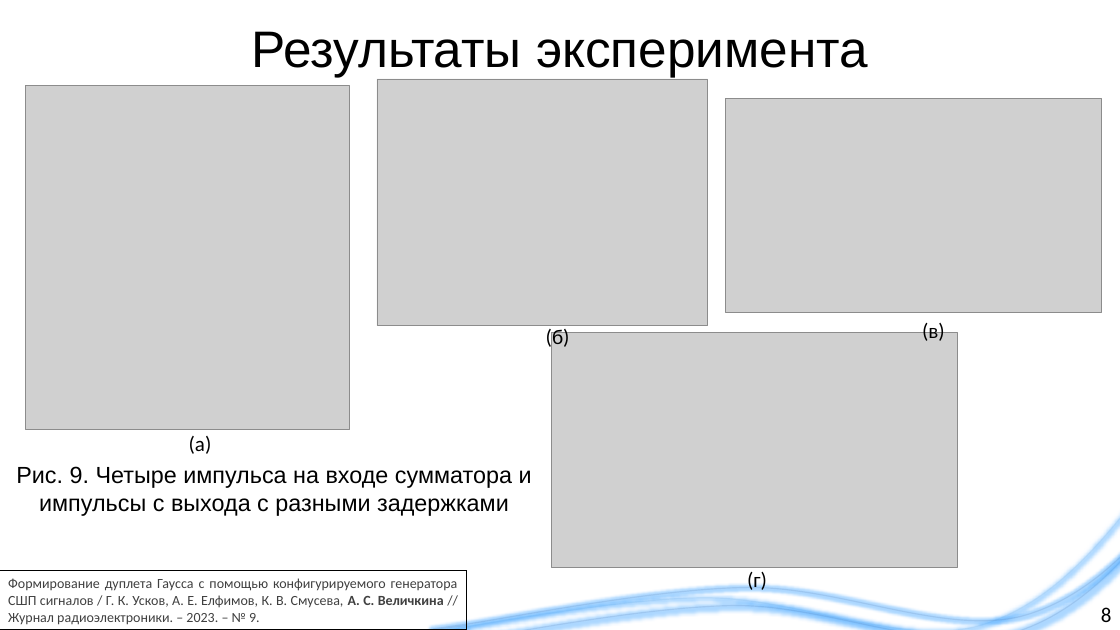
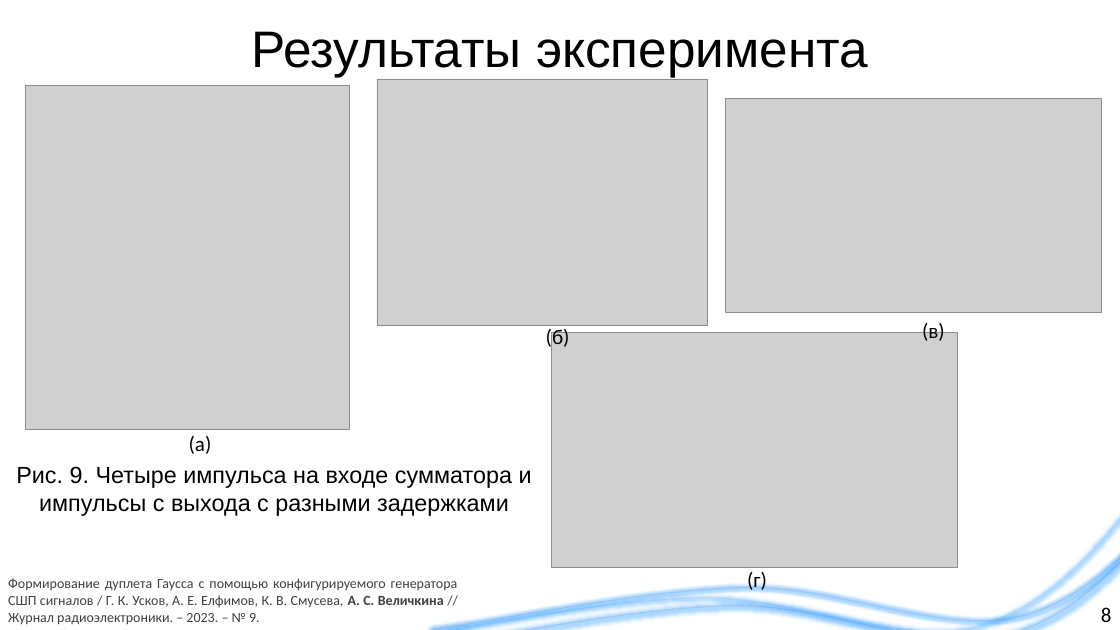
Before and after one commit to liveinscarlet/Study, a slide deck: slide 8 of Диссертация и предзащита/Презентация для предзащиты.pptx. Drawn at 1120x630 pixels with LibreOffice and Linux fonts; fonts in the diff are those of the drawing; grey boxes stand for pictures; background and template pictures are left out. Boxes give left, top, right and bottom in pixels: in the first picture for what was removed or moved away, otherwise in the second. Text is boxed around its words. In the diff, an @@ line names an element or a change of style, - is before the commit and + after.

```diff
--- a/Диссертация и предзащита/Презентация для предзащиты.pptx
+++ b/Диссертация и предзащита/Презентация для предзащиты.pptx
@@ text "Формирование дуплета Гаусса с помощью ...": place and size @@
-text "Формирование дуплета Гаусса с помощью ..." at [0,571,466,630]
+text "Формирование дуплета Гаусса с помощью ..." at [8,578,458,625]
@@ text "Формирование дуплета Гаусса с помощью ..." at [8,578,458,625]: outline #000000 0.75 pt to none @@
```
Also in this commit, not shown: 4 other slides changed, 1 other file.
